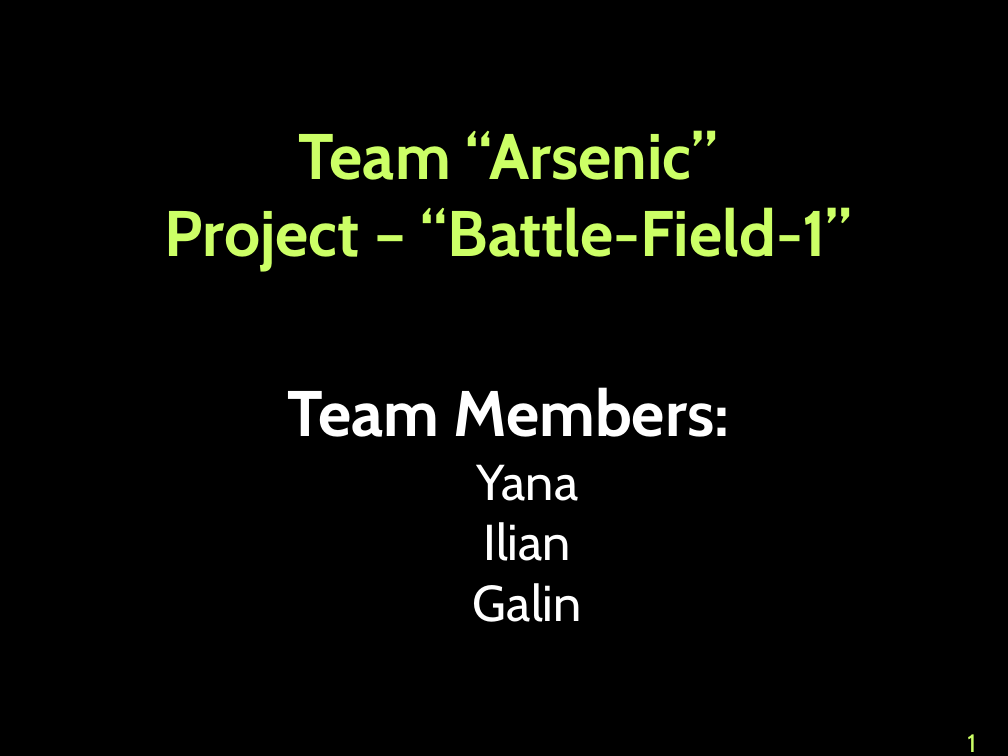
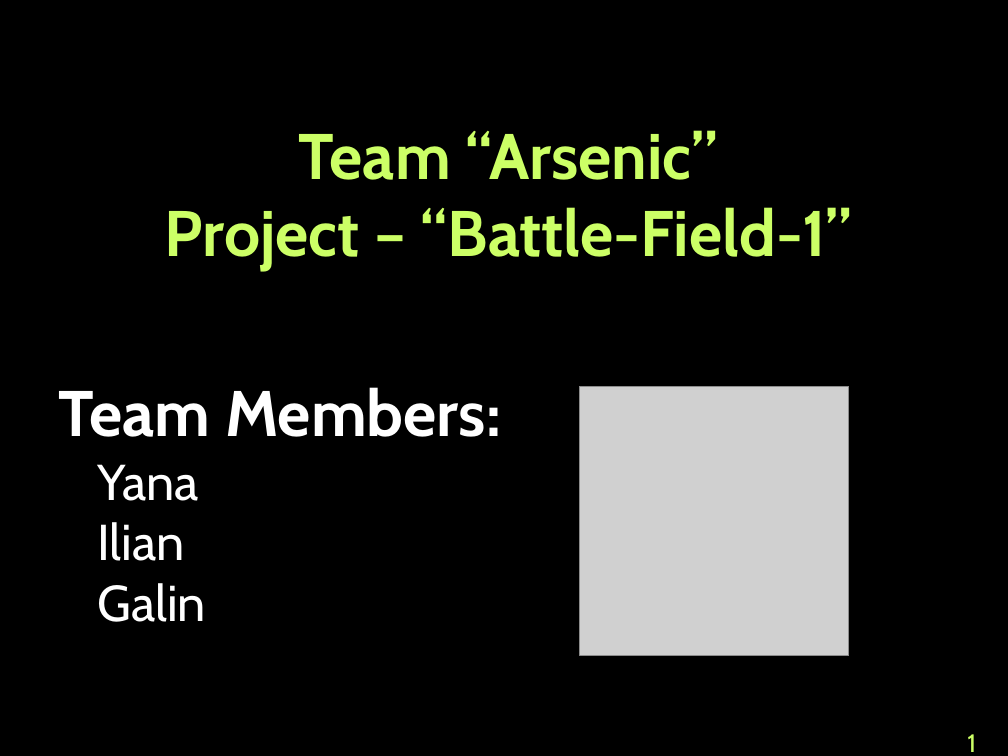
Before and after one commit to ilian-ivanov/TeamWorkArsenic, a slide deck: slide 1 of Team Arsenic.pptx. Drawn at 1008x756 pixels with LibreOffice and Linux fonts; fonts in the diff are those of the drawing; grey boxes stand for pictures; background and template pictures are left out. Boxes give left, top, right and bottom in pixels: in the first picture for what was removed or moved away, otherwise in the second. Text is boxed around its words. In the diff, an @@ line names an element or a change of style, - is before the commit and + after.

Commit message:
Last update of presentation and documentation

```diff
--- a/Team Arsenic.pptx
+++ b/Team Arsenic.pptx
@@ subtitle at [59,387,501,622]: alignment centre to left @@
@@ picture added at [580,386,849,655] @@
```
Also in this commit, not shown: 2 other files.
